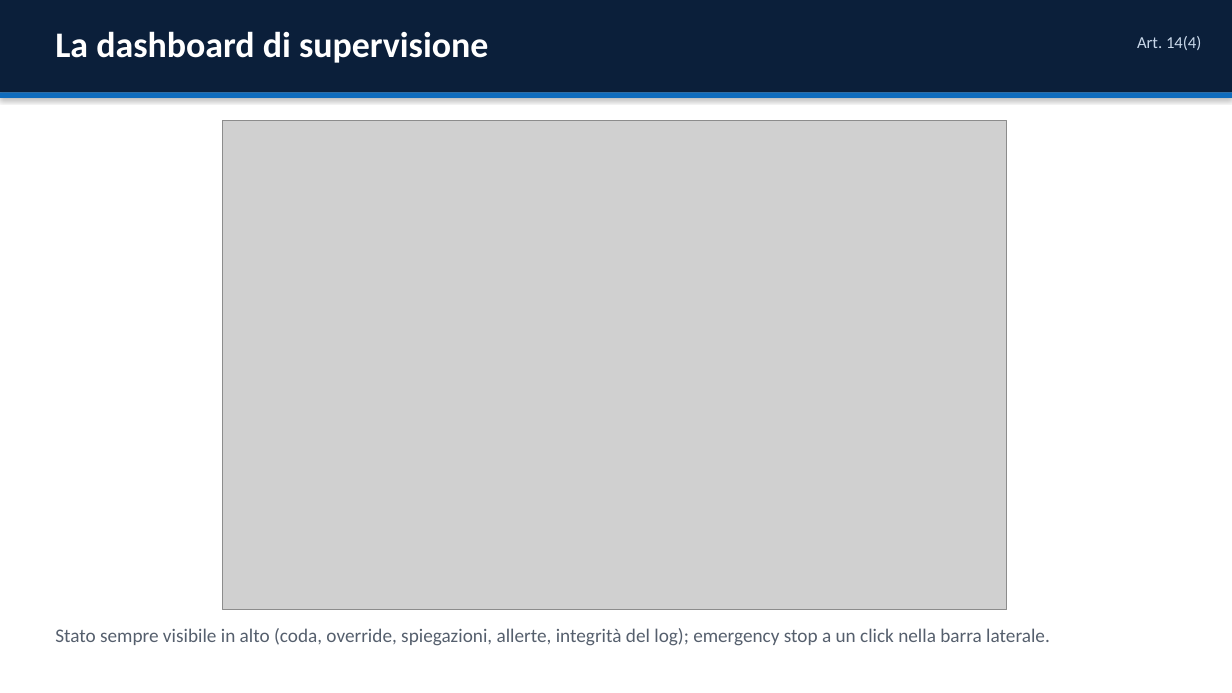
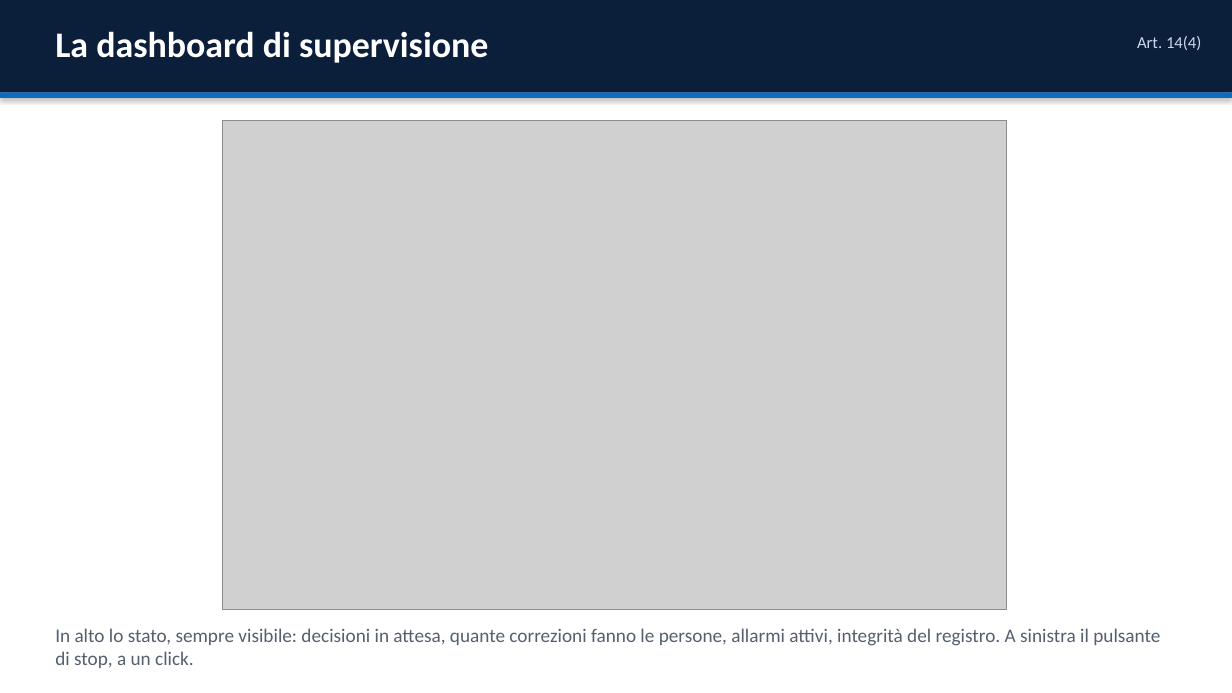
Before and after one commit to GuidoMerliniEnel/ai-act-hackaton, a slide deck: slide 6 of consegna/EnerGuard_Presentazione.pptx (slide 3 before the commit). Drawn at 1232x693 pixels with LibreOffice and Linux fonts; fonts in the diff are those of the drawing; grey boxes stand for pictures. Boxes give left, top, right and bottom in pixels: in the first picture for what was removed or moved away, otherwise in the second. Text is boxed around its words. In the diff, an @@ line names an element or a change of style, - is before the commit and + after.

```diff
--- a/consegna/EnerGuard_Presentazione.pptx
+++ b/consegna/EnerGuard_Presentazione.pptx
@@ text at [55,628,1160,668]: text changed @@
-Stato sempre visibile in alto (coda, override, spiegazioni, allerte, integrità del log); emergency stop a un click nella barra laterale.
+In alto lo stato, sempre visibile: decisioni in attesa, quante correzioni fanno le persone, allarmi attivi, integrità del registro. A sinistra il pulsante di stop, a un click.
```
Also in this commit, not shown: 4 other slides changed, 11 slides added, 9 slides removed, 5 other files.
